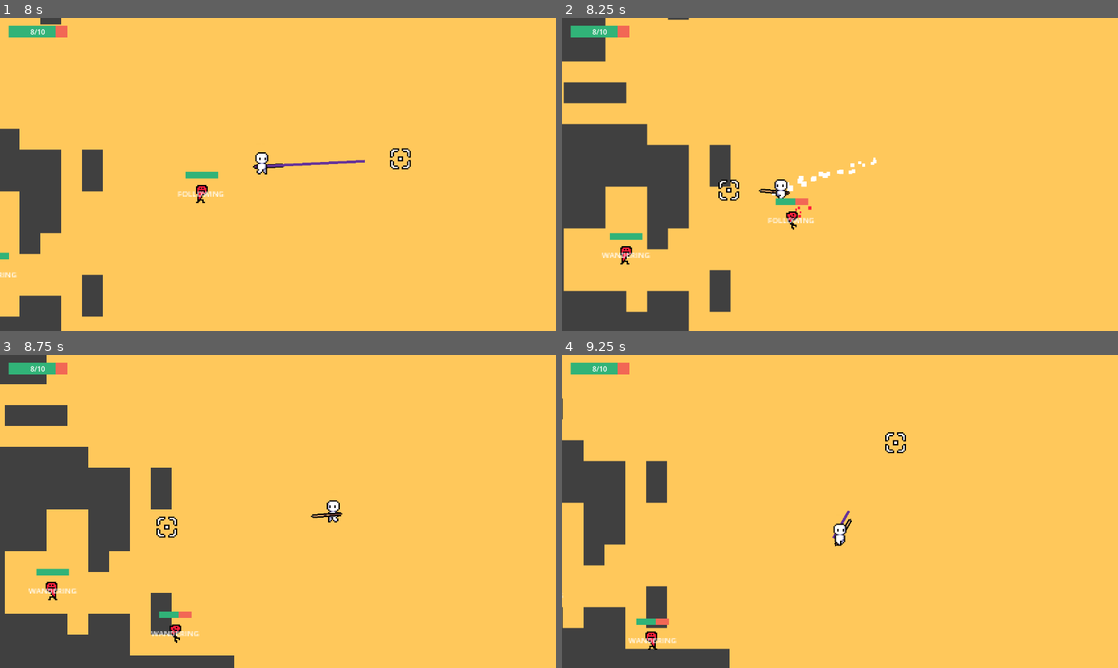
Above: before the commit, frames 1-4 (two rows, left to right).
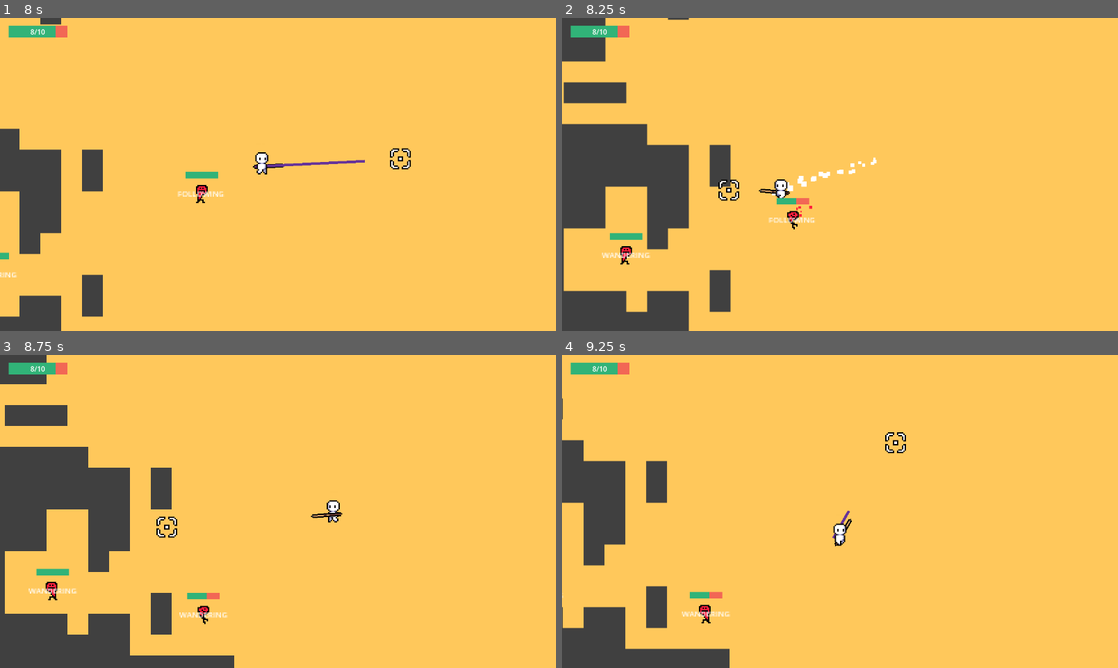
Above: after the commit, the same moments.

Repository: jelmersnippe/punching-game
Game: Godot game, scene res://main.tscn
Same seed, same stepped clock (60 frames per second), same inputs: the game is played once before the commit and once after it.
Inputs (mouse positions are in pixels of both pictures, inside the frame that each line leads up to):
- Up to frame 1 (8 s): click "START" at 0.5 s; move the mouse to (400, 158) at 1.27 s; press the mouse at (400, 158) at 1.28 s; hold D (move_right) 1.28-2.03 s; move the mouse to (166, 190) at 2.02 s; release the mouse at (166, 190) at 2.03 s; hold S (move_down) 2.03-2.78 s; click (166, 190) at 2.1 s; move the mouse to (333, 105) at 2.77 s; press the mouse at (333, 105) at 2.78 s; hold D (move_right) 2.78-3.53 s; move the mouse to (250, 237) at 3.52 s; release the mouse at (250, 237) at 3.53 s; hold W (move_up) 3.53-4.28 s; click (250, 237) at 3.6 s; move the mouse to (444, 221) at 4.27 s; press the mouse at (444, 221) at 4.28 s; hold A (move_left) 4.28-5.78 s; move the mouse to (111, 127) at 5.02 s; release the mouse at (111, 127) at 5.03 s; click (111, 127) at 5.1 s; move the mouse to (305, 174) at 5.77 s; press the mouse at (305, 174) at 5.78 s; hold S (move_down) 5.78-6.53 s; move the mouse to (194, 96) at 6.52 s; release the mouse at (194, 96) at 6.53 s; hold D (move_right) 6.53-7.28 s; click (194, 96) at 6.6 s; move the mouse to (400, 158) at 7.27 s; press the mouse at (400, 158) at 7.28 s; hold W (move_up) from 7.28 s (still down)
- Up to frame 2 (8.25 s): move the mouse to (728, 190) at 8.02 s; release W (move_up) at 8.03 s; release the mouse at (728, 190) at 8.03 s; hold D (move_right) from 8.03 s (still down); click (728, 190) at 8.1 s
- Up to frame 3 (8.75 s): keep holding D (move_right)
- Up to frame 4 (9.25 s): move the mouse to (895, 442) at 8.77 s; release D (move_right) at 8.78 s; press the mouse at (895, 442) at 8.78 s; hold S (move_down) from 8.78 s (still down)

Frame 1 is identical in both runs. In frame 2, 0.2% of the frame differs, in the area x 37-46%, y 57-68%; in frame 3, 0.6%; in frame 4, 0.6%, in the area x 11-31%, y 75-95%.

Commit message:
Setup BounceComponent and attach to enemy
still need to setup way to disable/enable node when enemy is knocked

Diff:
--- /dev/null
+++ b/bounce_component.gd
@@ -0,0 +1,15 @@
+extends Node2D
+class_name BounceComponent
+
+@export var velocity_component: VelocityComponent
+@export var movement_component: MovementComponent
+
+@export var velocity_decrease_on_bounce: float = 5
+
+func _ready():
+	movement_component.collided.connect(_bounce)
+
+func _bounce(collision: KinematicCollision2D):
+	print("bouncing off collision")
+	velocity_component.velocity = velocity_component.velocity.bounce(collision.get_normal())
+	velocity_component.velocity -= velocity_component.velocity.normalized() * velocity_decrease_on_bounce
--- a/enemy.gd
+++ b/enemy.gd
@@ -3,6 +3,7 @@
 
 @export var velocity_component: VelocityComponent
 @export var knockable_component: KnockableComponent
+@export var bounce_component: BounceComponent
 
 @export var hit_sound: AudioStream
 
@@ -32,13 +33,10 @@
 	detection_shape.radius = detection_range
 	$DetectionRange/CollisionShape2D.shape = detection_shape
 
-func _move():
-	velocity = velocity_component.velocity
-	move_and_slide()
+	bounce_component.process_mode = Node.PROCESS_MODE_DISABLED
 
 func _process(delta):
 	if knockable_component.is_knocked:
-		_move()
 		return
 
 	match current_state:
@@ -51,8 +49,6 @@
 		$Sprite.flip_h = false
 	elif velocity_component.velocity.x < 0:
 		$Sprite.flip_h = true
-
-	_move()
 
 var wander_target: Vector2
 func _wander_behavior(delta):
@@ -114,6 +110,8 @@
 
 func _on_knockable_component_on_knocked_changed(is_knocked):
 	if is_knocked:
+		bounce_component.process_mode = Node.PROCESS_MODE_INHERIT
 		$Sprite.frame = 1
 	else:
+		bounce_component.process_mode = Node.PROCESS_MODE_DISABLED
 		$Sprite.frame = 0
--- a/enemy.tscn
+++ b/enemy.tscn
@@ -12,7 +12,9 @@
 [ext_resource type="Script" path="res://knockable_component.gd" id="11_mgcdm"]
 [ext_resource type="Script" path="res://velocity_component.gd" id="12_ha06x"]
 [ext_resource type="Script" path="res://hit_flash_component.gd" id="13_dfj1k"]
-[ext_resource type="PackedScene" uid="uid://b8fgwm6nhyjfc" path="res://healthbar.tscn" id="13_nsanv"]
+[ext_resource type="PackedScene" path="res://healthbar.tscn" id="13_nsanv"]
+[ext_resource type="Script" path="res://bounce_component.gd" id="14_w6mhj"]
+[ext_resource type="Script" path="res://movement_component.gd" id="15_vjkan"]
 
 [sub_resource type="RectangleShape2D" id="RectangleShape2D_dim6m"]
 size = Vector2(4, 10)
@@ -62,7 +64,7 @@
 [sub_resource type="RectangleShape2D" id="RectangleShape2D_hk3ai"]
 size = Vector2(12, 18)
 
-[node name="Enemy" type="CharacterBody2D" node_paths=PackedStringArray("velocity_component", "knockable_component")]
+[node name="Enemy" type="CharacterBody2D" node_paths=PackedStringArray("velocity_component", "knockable_component", "bounce_component")]
 collision_layer = 8
 collision_mask = 10
 motion_mode = 1
@@ -70,6 +72,7 @@
 script = ExtResource("1_bfs01")
 velocity_component = NodePath("VelocityComponent")
 knockable_component = NodePath("KnockableComponent")
+bounce_component = NodePath("BounceComponent")
 hit_sound = ExtResource("2_8myha")
 wander_range = Vector2(60, 60)
 
@@ -209,6 +212,16 @@
 offset_bottom = -11.0
 health_component = NodePath("../HealthComponent")
 
+[node name="BounceComponent" type="Node2D" parent="." node_paths=PackedStringArray("velocity_component", "movement_component")]
+script = ExtResource("14_w6mhj")
+velocity_component = NodePath("../VelocityComponent")
+movement_component = NodePath("../MovementComponent")
+
+[node name="MovementComponent" type="Node" parent="." node_paths=PackedStringArray("body", "velocity_component")]
+script = ExtResource("15_vjkan")
+body = NodePath("..")
+velocity_component = NodePath("../VelocityComponent")
+
 [connection signal="body_entered" from="DetectionRange" to="." method="_on_detection_range_body_entered"]
 [connection signal="body_exited" from="DetectionRange" to="." method="_on_detection_range_body_exited"]
 [connection signal="hit" from="HurtboxComponent" to="HitFlashComponent" method="flash"]
--- /dev/null
+++ b/movement_component.gd
@@ -0,0 +1,19 @@
+extends Node
+class_name MovementComponent
+
+signal collided(collision: KinematicCollision2D)
+
+@export var body: CharacterBody2D
+@export var velocity_component: VelocityComponent
+
+func _process(delta: float):
+	_move(delta)
+
+func _move(delta: float):
+	body.velocity = velocity_component.velocity
+	var collision = body.move_and_collide(body.velocity * delta, true)
+	body.move_and_slide()
+
+	if collision != null:
+		print("emitting collision")
+		collided.emit(collision)
Not shown: 1 places in enemy.tscn that only renumber resources
